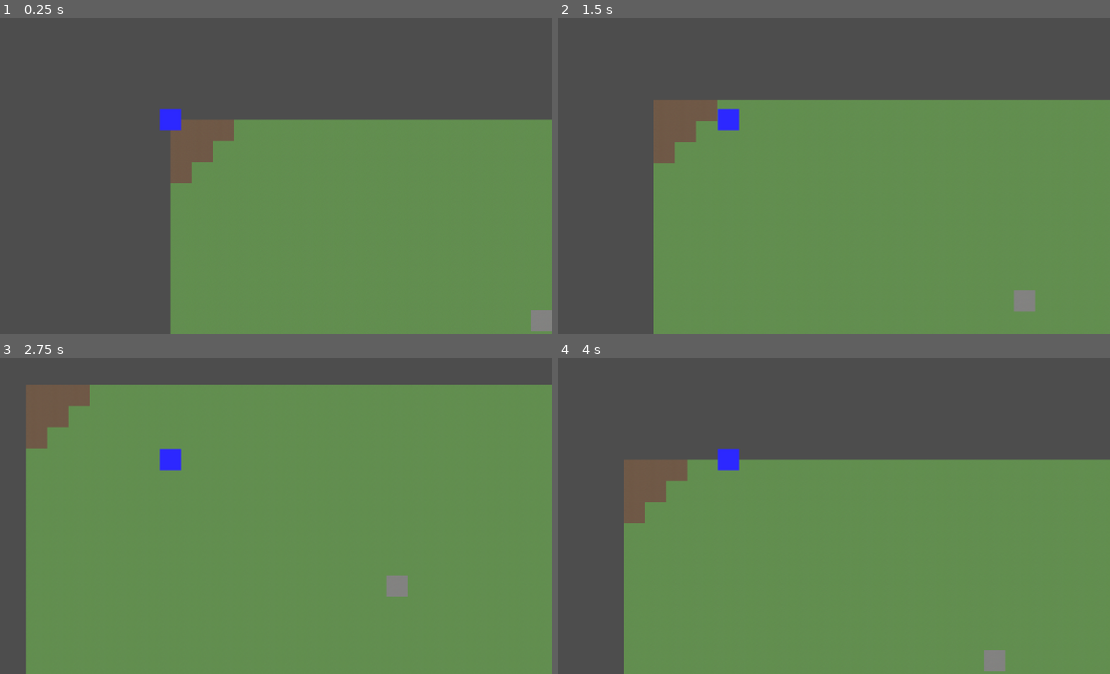
Above: before the commit, frames 1-4 (two rows, left to right).
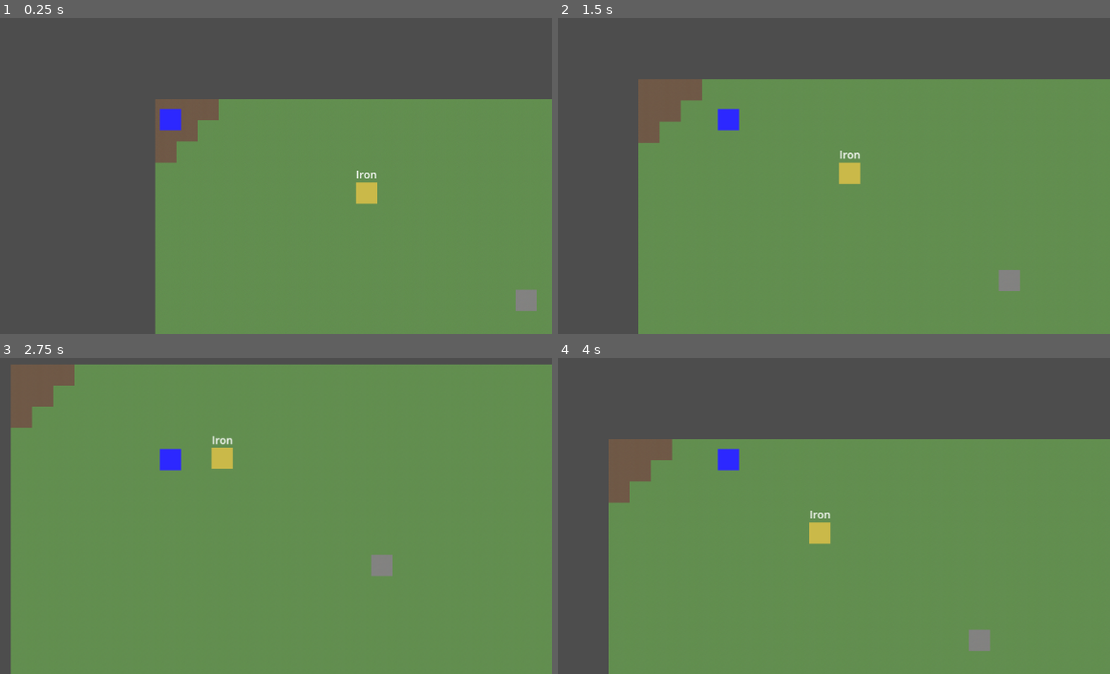
Above: after the commit, the same moments.

Repository: ntoonie/forge-and-survive
Game: Godot game, scene res://scenes/Main.tscn
Same seed, same stepped clock (60 frames per second), same inputs: the game is played once before the commit and once after it.
Inputs:
- Up to frame 1 (0.25 s): no input
- Up to frame 2 (1.5 s): tap Enter at 0.5 s; hold Right (ui_right) 0.53-1.28 s; tap E (interact, bound only after the commit) at 0.6, 1.35 s; hold Down (ui_down) from 1.28 s (still down)
- Up to frame 3 (2.75 s): release Down (ui_down) at 2.03 s; hold Right (ui_right) from 2.03 s (still down); tap E (interact, bound only after the commit) at 2.1 s
- Up to frame 4 (4 s): release Right (ui_right) at 2.78 s; hold Up (ui_up) 2.78-3.53 s; tap E (interact, bound only after the commit) at 2.85, 3.6 s; hold Left (ui_left) from 3.53 s (still down)

The runs differ from the first frame. In frame 1, 8.4% of the frame differs, in the area x 28-100%, y 25-100%; in frame 2, 9.7%; in frame 3, 11%, in the area x 1-100%, y 2-100%; in frame 4, 9.7%.

Commit message:
feat: resource gathering sytem

Diff:
--- a/project.godot
+++ b/project.godot
@@ -15,6 +15,18 @@
 config/features=PackedStringArray("4.6", "GL Compatibility")
 config/icon="res://icon.svg"
 
+[autoload]
+
+GameData="*uid://16fpn78veaxe"
+
+[input]
+
+interact={
+"deadzone": 0.2,
+"events": [Object(InputEventKey,"resource_local_to_scene":false,"resource_name":"","device":-1,"window_id":0,"alt_pressed":false,"shift_pressed":false,"ctrl_pressed":false,"meta_pressed":false,"pressed":false,"keycode":0,"physical_keycode":69,"key_label":0,"unicode":101,"location":0,"echo":false,"script":null)
+]
+}
+
 [physics]
 
 3d/physics_engine="Jolt Physics"
--- /dev/null
+++ b/scenes/world/ResourceNode.tscn
@@ -0,0 +1,26 @@
+[gd_scene format=3 uid="uid://dxm7l65ox3ewe"]
+
+[ext_resource type="Script" uid="uid://sp4taj8w8taq" path="res://scenes/world/resource_node.gd" id="1_adauv"]
+
+[sub_resource type="CircleShape2D" id="CircleShape2D_60c2p"]
+radius = 24.0
+
+[node name="ResourceNode" type="Area2D" unique_id=2006602861]
+script = ExtResource("1_adauv")
+
+[node name="CollisionShape2D" type="CollisionShape2D" parent="." unique_id=801198015]
+shape = SubResource("CircleShape2D_60c2p")
+
+[node name="ColorRect" type="ColorRect" parent="." unique_id=416321885]
+offset_left = -16.0
+offset_top = -16.0
+offset_right = 16.0
+offset_bottom = 16.0
+color = Color(0.7909661, 0.72470963, 0.2845936, 1)
+
+[node name="Label" type="Label" parent="." unique_id=1663843118]
+offset_left = -16.0
+offset_top = -40.0
+offset_right = 24.0
+offset_bottom = -17.0
+text = "Iron"
--- a/scenes/world/World.tscn
+++ b/scenes/world/World.tscn
@@ -2,6 +2,9 @@
 
 [ext_resource type="Texture2D" uid="uid://dkflca248w3rw" path="res://assets/sprites/tiles.png" id="1_kqs1s"]
 [ext_resource type="PackedScene" uid="uid://jspjunrmfnlq" path="res://scenes/player/player.tscn" id="2_1oml7"]
+[ext_resource type="PackedScene" uid="uid://6t4hbnge0ph3" path="res://scenes/world/ironnode.tscn" id="3_qxiha"]
+[ext_resource type="PackedScene" uid="uid://d4367lark75x" path="res://scenes/world/woodnode.tscn" id="4_i1jm3"]
+[ext_resource type="PackedScene" uid="uid://bl2l2wovcyg7s" path="res://scenes/world/stonenode.tscn" id="5_252at"]
 
 [sub_resource type="TileSetAtlasSource" id="TileSetAtlasSource_32lhk"]
 texture = ExtResource("1_kqs1s")
@@ -318,4 +321,14 @@
 tile_map_data = PackedByteArray("AAAAAAAAAAAjAA8AAAAAAAEAAAAjAA8AAAAAAAIAAAAjAA8AAAAAAAMAAAANAA8AAAAAAAQAAAANAA8AAAAAAA …(11440 unchanged characters)…
 tile_set = SubResource("TileSet_7g83o")
 
-[node name="Player" parent="." unique_id=909018891 instance=ExtResource("2_1oml7")]
+[node name="Player" parent="." unique_id=909018891 groups=["player"] instance=ExtResource("2_1oml7")]
+position = Vector2(23, 31)
+
+[node name="ResourceNode" parent="." unique_id=2006602861 instance=ExtResource("3_qxiha")]
+position = Vector2(319, 142)
+
+[node name="ResourceNode2" parent="." unique_id=1375662529 instance=ExtResource("4_i1jm3")]
+position = Vector2(851, 156)
+
+[node name="ResourceNode3" parent="." unique_id=1908882139 instance=ExtResource("5_252at")]
+position = Vector2(192, 502)
--- /dev/null
+++ b/scenes/world/ironnode.tscn
@@ -0,0 +1,26 @@
+[gd_scene format=3 uid="uid://6t4hbnge0ph3"]
+
+[ext_resource type="Script" uid="uid://sp4taj8w8taq" path="res://scenes/world/resource_node.gd" id="1_cexwi"]
+
+[sub_resource type="CircleShape2D" id="CircleShape2D_60c2p"]
+radius = 24.0
+
+[node name="ResourceNode" type="Area2D" unique_id=2006602861]
+script = ExtResource("1_cexwi")
+
+[node name="CollisionShape2D" type="CollisionShape2D" parent="." unique_id=801198015]
+shape = SubResource("CircleShape2D_60c2p")
+
+[node name="ColorRect" type="ColorRect" parent="." unique_id=416321885]
+offset_left = -16.0
+offset_top = -16.0
+offset_right = 16.0
+offset_bottom = 16.0
+color = Color(0.7909661, 0.72470963, 0.2845936, 1)
+
+[node name="Label" type="Label" parent="." unique_id=1663843118]
+offset_left = -16.0
+offset_top = -40.0
+offset_right = 24.0
+offset_bottom = -17.0
+text = "Iron"
--- /dev/null
+++ b/scenes/world/resource_node.gd
@@ -0,0 +1,26 @@
+extends Area2D
+
+@export var resource_type: String = "iron"
+@export var amount: int = 10
+
+var player_nearby = false
+
+func _ready():
+	body_entered.connect(_on_body_entered)
+	body_exited.connect(_on_body_exited)
+
+func _process(_delta):
+	if player_nearby and Input.is_action_just_pressed("interact"):
+		_gather()
+
+func _on_body_entered(body):
+	if body.is_in_group("player"):
+		player_nearby = true
+
+func _on_body_exited(body):
+	if body.is_in_group("player"):
+		player_nearby = false
+
+func _gather():
+	GameData.add_resource(resource_type, amount)
+	queue_free()
--- /dev/null
+++ b/scenes/world/stonenode.tscn
@@ -0,0 +1,28 @@
+[gd_scene format=3 uid="uid://bl2l2wovcyg7s"]
+
+[ext_resource type="Script" uid="uid://sp4taj8w8taq" path="res://scenes/world/resource_node.gd" id="1_f7fww"]
+
+[sub_resource type="CircleShape2D" id="CircleShape2D_60c2p"]
+radius = 24.0
+
+[node name="ResourceNode" type="Area2D" unique_id=2006602861]
+script = ExtResource("1_f7fww")
+resource_type = "stone"
+
+[node name="CollisionShape2D" type="CollisionShape2D" parent="." unique_id=801198015]
+shape = SubResource("CircleShape2D_60c2p")
+
+[node name="ColorRect" type="ColorRect" parent="." unique_id=416321885]
+offset_left = -16.0
+offset_top = -16.0
+offset_right = 16.0
+offset_bottom = 16.0
+color = Color(0.4320324, 0.42845228, 0.36118558, 1)
+
+[node name="Label" type="Label" parent="." unique_id=1663843118]
+offset_left = -16.0
+offset_top = -40.0
+offset_right = 24.0
+offset_bottom = -17.0
+text = "Stone
+"
--- /dev/null
+++ b/scenes/world/woodnode.tscn
@@ -0,0 +1,28 @@
+[gd_scene format=3 uid="uid://d4367lark75x"]
+
+[ext_resource type="Script" uid="uid://sp4taj8w8taq" path="res://scenes/world/resource_node.gd" id="1_ucyr5"]
+
+[sub_resource type="CircleShape2D" id="CircleShape2D_60c2p"]
+radius = 24.0
+
+[node name="ResourceNode" type="Area2D" unique_id=2006602861]
+script = ExtResource("1_ucyr5")
+resource_type = "wood"
+
+[node name="CollisionShape2D" type="CollisionShape2D" parent="." unique_id=801198015]
+shape = SubResource("CircleShape2D_60c2p")
+
+[node name="ColorRect" type="ColorRect" parent="." unique_id=416321885]
+offset_left = -16.0
+offset_top = -16.0
+offset_right = 16.0
+offset_bottom = 16.0
+color = Color(0.52562475, 0.38377562, 0.14198154, 1)
+
+[node name="Label" type="Label" parent="." unique_id=1663843118]
+offset_left = -16.0
+offset_top = -40.0
+offset_right = 24.0
+offset_bottom = -17.0
+text = "Wood
+"
--- /dev/null
+++ b/scripts/systems/game_data.gd
@@ -0,0 +1,11 @@
+extends Node
+
+var resources = {
+	"iron": 0,
+	"wood": 0,
+	"stone": 0
+}
+
+func add_resource(type: String, amount: int):
+	resources[type] += amount
+	print("Resources: ", resources)
Not shown, added: scenes/world/resource_node.gd.uid
Not shown, added: scripts/systems/game_data.gd.uid
